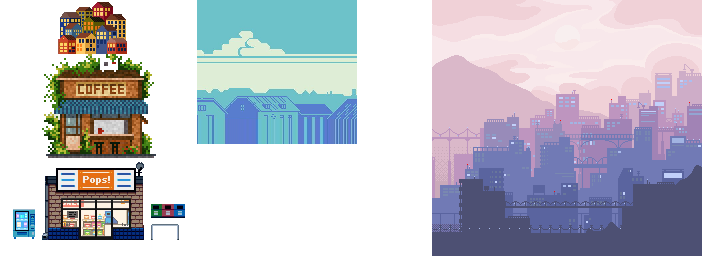
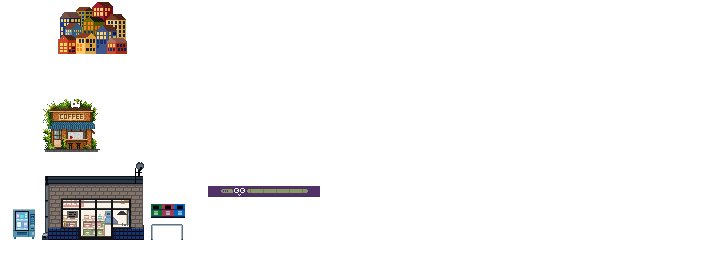
Two versions of the same layered image (702x256). Layer-by-layer changes:
removed layer "레이어 11" over [left=432, top=0, right=702, bottom=256]
removed layer "레이어 10" over [left=197, top=0, right=357, bottom=144]
renamed "레이어 4" to "Fence", painted on it over [left=164, top=224, right=183, bottom=240]
renamed "레이어 8" to "Cafe", painted on it over [left=42, top=54, right=156, bottom=158]
added group "CU" with 4 layers above "레이어 18" over [left=208, top=186, right=320, bottom=197]
added layer "레이어 17" in group "CU" over [left=289, top=189, right=303, bottom=193]
added layer "레이어 13" in group "CU" over [left=208, top=188, right=319, bottom=197]
added layer "레이어 16" in group "CU" over [left=234, top=188, right=246, bottom=196]
added layer "레이어 12" in group "CU" over [left=208, top=186, right=320, bottom=197]
added layer "레이어 18" (2nd of 2) above "레이어 7" over [left=48, top=184, right=143, bottom=228]
painted on "레이어 7" over [left=48, top=168, right=143, bottom=228]